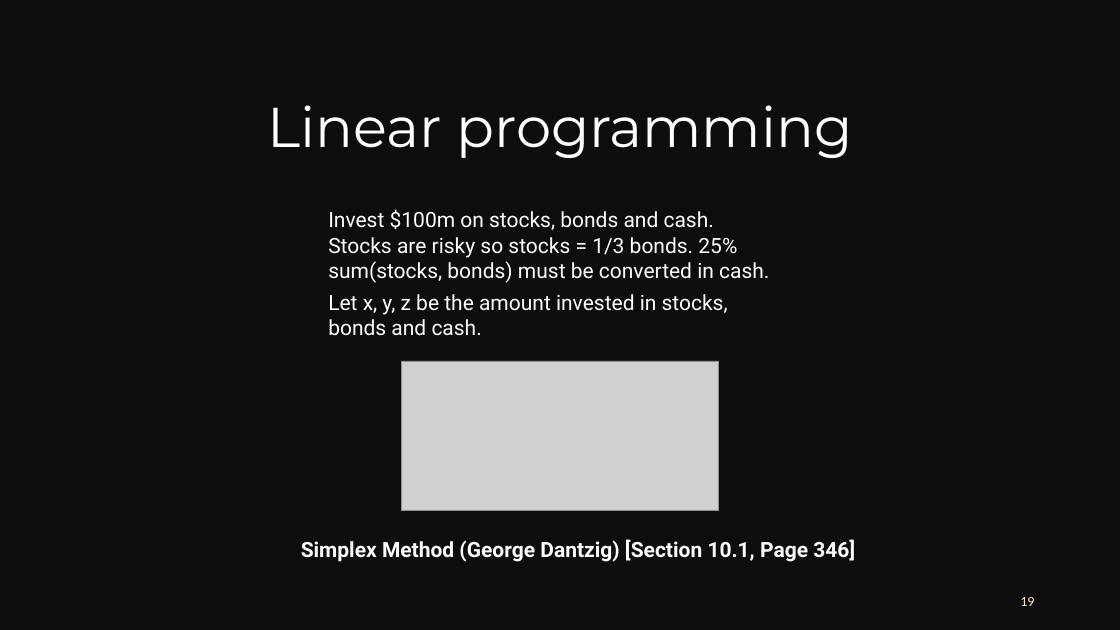
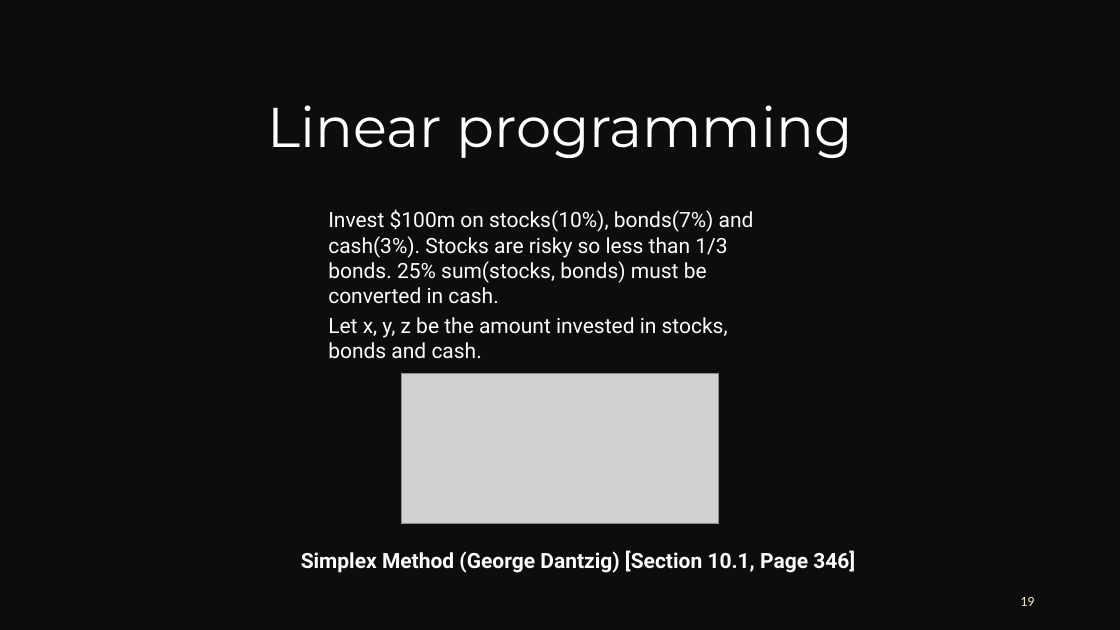
Before and after one commit to Darklul03/CS112, a slide deck: slide 19 of Seminar/Branch.pptx. Drawn at 1120x630 pixels with LibreOffice and Linux fonts; fonts in the diff are those of the drawing; grey boxes stand for pictures. Boxes give left, top, right and bottom in pixels: in the first picture for what was removed or moved away, otherwise in the second. Text is boxed around its words. In the diff, an @@ line names an element or a change of style, - is before the commit and + after.

```diff
--- a/Seminar/Branch.pptx
+++ b/Seminar/Branch.pptx
@@ text at bbox=[328, 209, 754, 304]: text changed @@
-Invest $100m on stocks, bonds and cash. Stocks are risky so stocks = 1/3 bonds. 25% sum(stocks, bonds) must be converted in cash.
+Invest $100m on stocks(10%), bonds(7%) and cash(3%). Stocks are risky so less than 1/3 bonds. 25% sum(stocks, bonds) must be converted in cash.
@@ text "Let x, y, z be ...": place and size @@
-text "Let x, y, z be ..." at bbox=[328, 294, 728, 336]
+text "Let x, y, z be ..." at bbox=[328, 317, 728, 359]
@@ picture: place and size @@
-picture at bbox=[402, 361, 719, 511]
+picture at bbox=[402, 374, 719, 523]
@@ text "Simplex Method (George Dantzig) [Section ...": place and size @@
-text "Simplex Method (George Dantzig) [Section ..." at bbox=[301, 539, 855, 562]
+text "Simplex Method (George Dantzig) [Section ..." at bbox=[301, 550, 855, 573]
```
Also in this commit, not shown: 2 other slides changed, 1 slide added.
